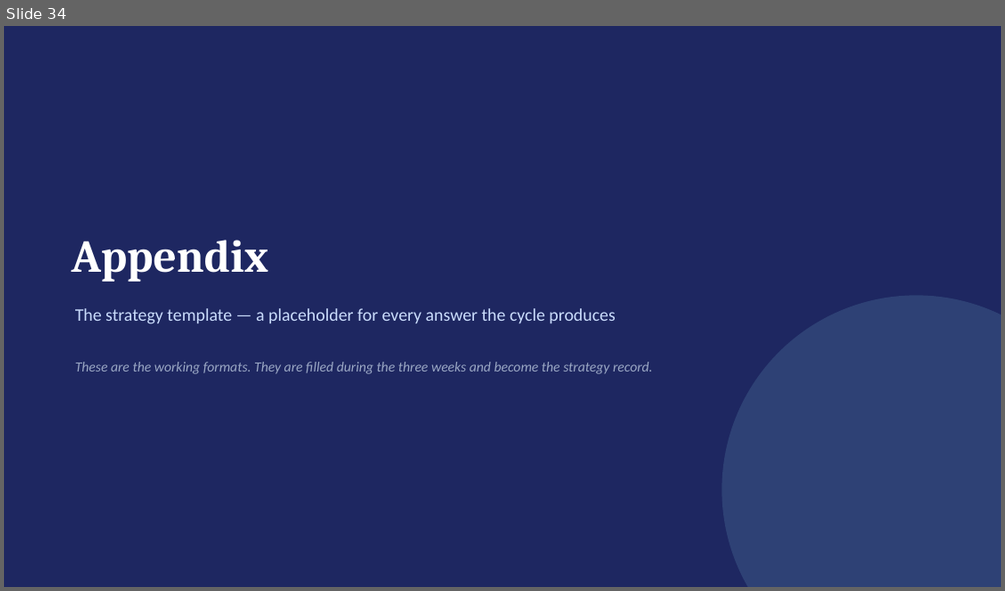
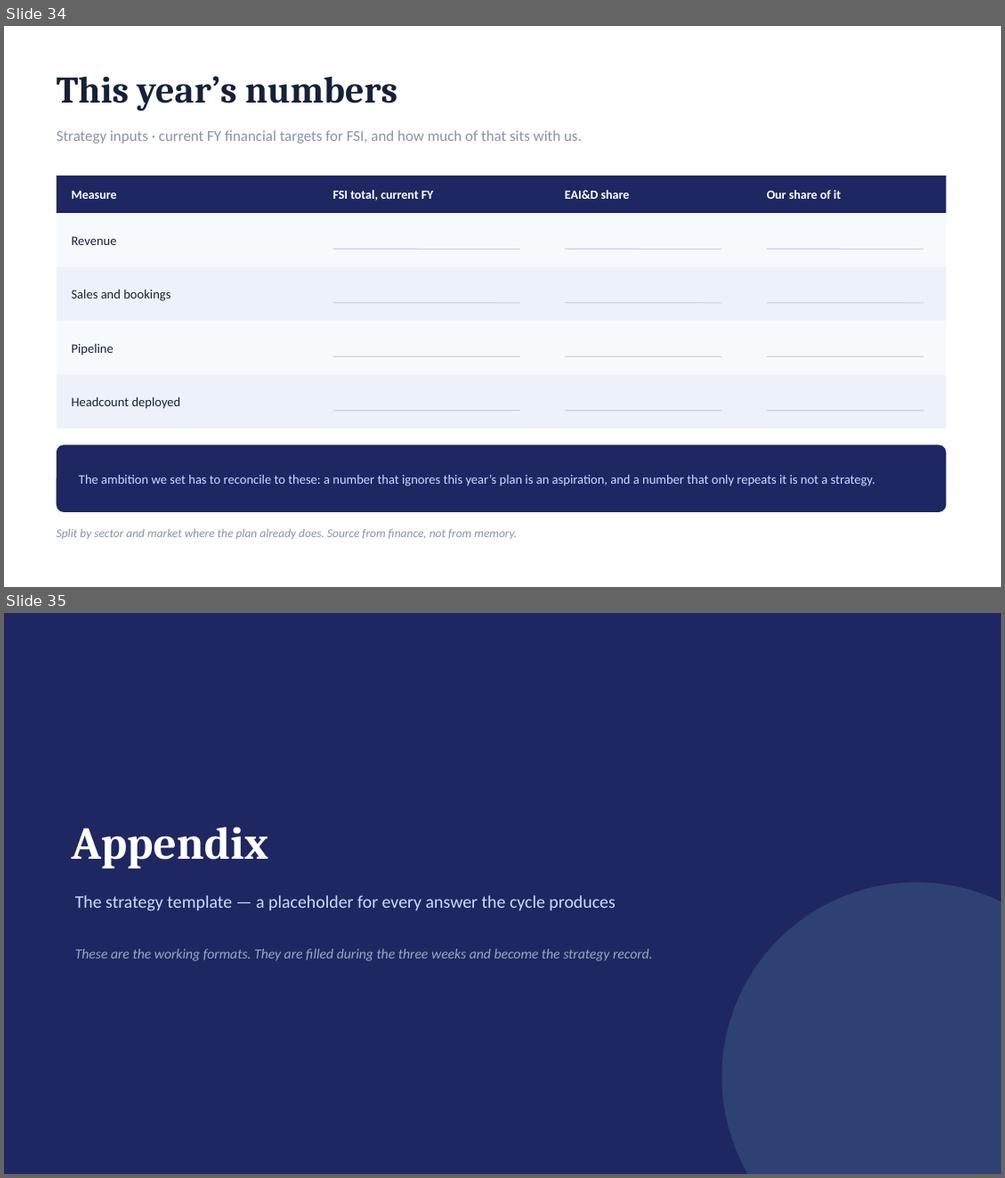
Before and after one commit to dhajjar-cyber/bae, a slide deck: FSI strategy/EAI&D-FSI-Strategy-Development-Plan.pptx. Shown one above the other, each under a label of ours: slide 34 before the commit, slides 34 and 35 after it. The pictures are 1005x591 and 1005x1178 pixels, drawn with LibreOffice and Linux fonts; fonts in the diff are those of the drawing. Boxes give left, top, right and bottom in pixels: in the first picture for what was removed or moved away, otherwise in the second. Text is boxed around its words. In the diff, an @@ line names an element or a change of style, - is before the commit and + after.

```diff
--- a/FSI strategy/EAI&D-FSI-Strategy-Development-Plan.pptx
+++ b/FSI strategy/EAI&D-FSI-Strategy-Development-Plan.pptx
@@ slide 34 added at [4, 26, 1001, 587], background #FFFFFF @@
@@ text added at [57, 76, 397, 111], 36 pt, text #16203A, bold @@
+This year’s numbers
@@ text added at [57, 130, 582, 143], 14.5 pt, text #8792AB @@
+Strategy inputs · current FY financial targets for FSI, and how much of that sits with us.
@@ rectangle added at [57, 176, 947, 213], fill #1E2761 @@
@@ text added at [72, 191, 117, 199], 12 pt, text #FFFFFF, bold @@
+Measure
@@ text added at [333, 190, 434, 200], 12 pt, text #FFFFFF, bold @@
+FSI total, current FY
@@ text added at [565, 190, 630, 199], 12 pt, text #FFFFFF, bold @@
+EAI&D share
@@ text added at [767, 190, 841, 199], 12 pt, text #FFFFFF, bold @@
+Our share of it
@@ rectangle added at [57, 213, 947, 267], fill #F7FAFD @@
@@ text added at [72, 236, 117, 245], 12.5 pt, text #16203A @@
+Revenue
@@ line added from (333, 248) to (520, 248), #C9D4E6 1 pt @@
@@ line added from (565, 248) to (722, 248), #C9D4E6 1 pt @@
@@ line added from (767, 248) to (923, 248), #C9D4E6 1 pt @@
@@ rectangle added at [57, 267, 947, 321], fill #EDF2FA @@
@@ text added at [72, 289, 170, 301], 12.5 pt, text #16203A @@
+Sales and bookings
@@ line added from (333, 303) to (520, 303), #C9D4E6 1 pt @@
@@ line added from (565, 303) to (722, 303), #C9D4E6 1 pt @@
@@ line added from (767, 303) to (923, 303), #C9D4E6 1 pt @@
@@ rectangle added at [57, 321, 947, 375], fill #F7FAFD @@
@@ text added at [72, 344, 113, 355], 12.5 pt, text #16203A @@
+Pipeline
@@ line added from (333, 356) to (520, 356), #C9D4E6 1 pt @@
@@ line added from (565, 356) to (722, 356), #C9D4E6 1 pt @@
@@ line added from (767, 356) to (923, 356), #C9D4E6 1 pt @@
@@ rectangle added at [57, 375, 947, 428], fill #EDF2FA @@
@@ text added at [72, 397, 181, 409], 12.5 pt, text #16203A @@
+Headcount deployed
@@ line added from (333, 410) to (520, 410), #C9D4E6 1 pt @@
@@ line added from (565, 410) to (722, 410), #C9D4E6 1 pt @@
@@ line added from (767, 410) to (923, 410), #C9D4E6 1 pt @@
@@ rounded rectangle added at [57, 445, 947, 512], fill #1E2761 @@
@@ text added at [79, 475, 875, 486], 12.5 pt, text #CADCFC @@
+The ambition we set has to reconcile to these: a number that ignores this year’s plan is an aspiration, and a number that only repeats it is not a strategy.
@@ text added at [57, 529, 517, 539], 11.5 pt, text #8792AB, italic @@
+Split by sector and market where the plan already does. Source from finance, not from memory.
@@ what was slide 34 is now slide 35 @@
```
Also in this commit, not shown: 3 slides changed, 2 other files.
